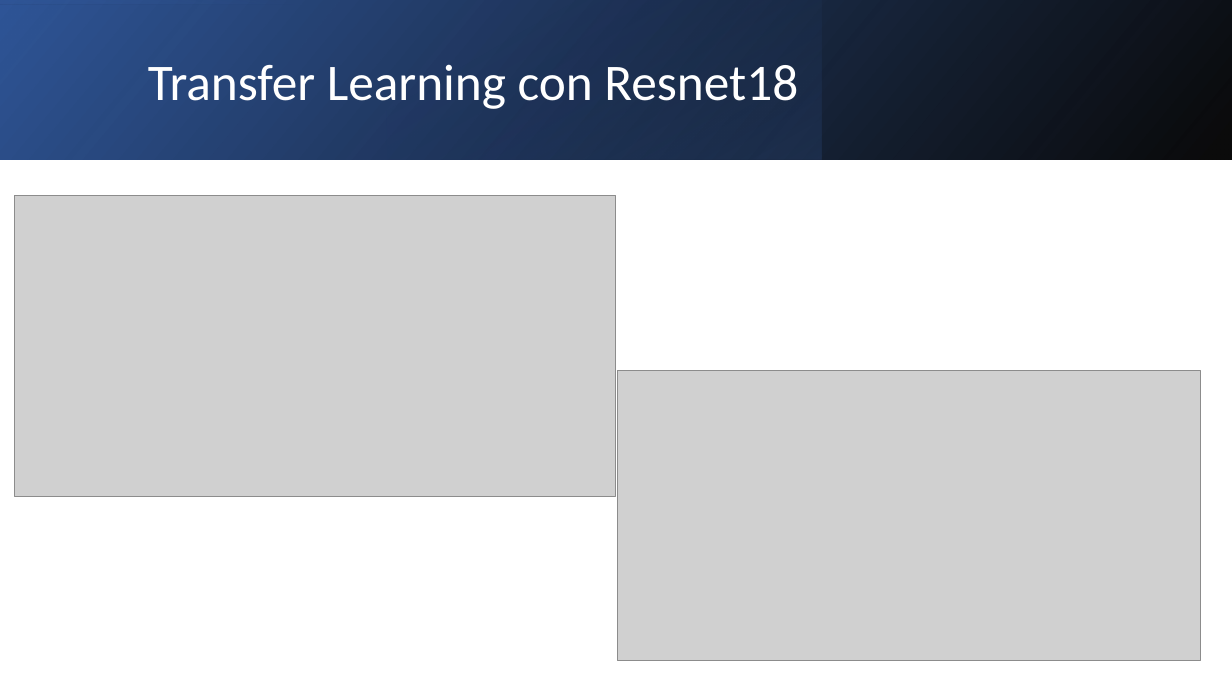
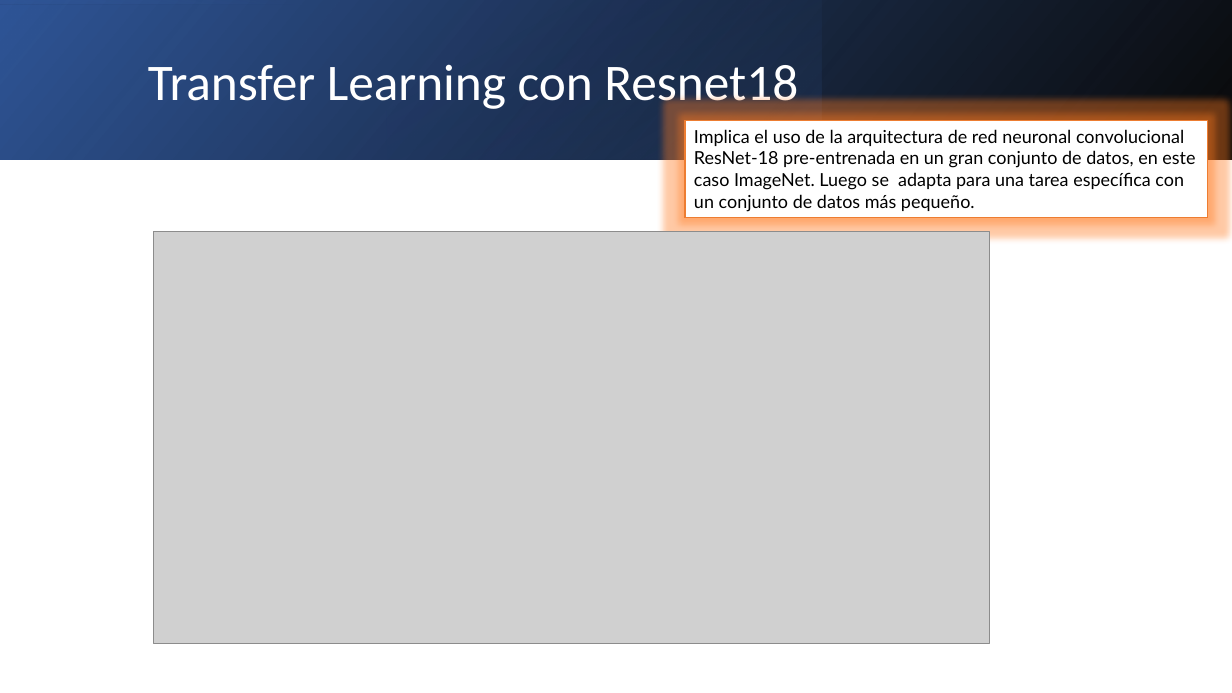
Before and after one commit to ClaraBureu/CEIA, a slide deck: slide 12 of VCII/Presentación.pptx (slide 10 before the commit). Drawn at 1232x693 pixels with LibreOffice and Linux fonts; fonts in the diff are those of the drawing; grey boxes stand for pictures. Boxes give left, top, right and bottom in pixels: in the first picture for what was removed or moved away, otherwise in the second. Text is boxed around its words. In the diff, an @@ line names an element or a change of style, - is before the commit and + after.

```diff
--- a/VCII/Presentación.pptx
+++ b/VCII/Presentación.pptx
@@ rectangle added at box(685, 121, 1207, 217), fill #FFFFFF, outline #ED7D31 1 pt, 14 pt, text #000000 @@
+Implica el uso de la arquitectura de red neuronal convolucional ResNet-18 pre-entrenada en un gran conjunto de datos, en este caso ImageNet. Luego se adapta para una tarea específica con un conjunto de datos más pequeño.
@@ picture removed at box(15, 196, 616, 497) @@
@@ picture added at box(153, 232, 989, 644) @@
@@ picture removed at box(617, 371, 1201, 661) @@
```
Also in this commit, not shown: 1 other slide changed, 6 slides added, 2 slides removed, 6 other files.
